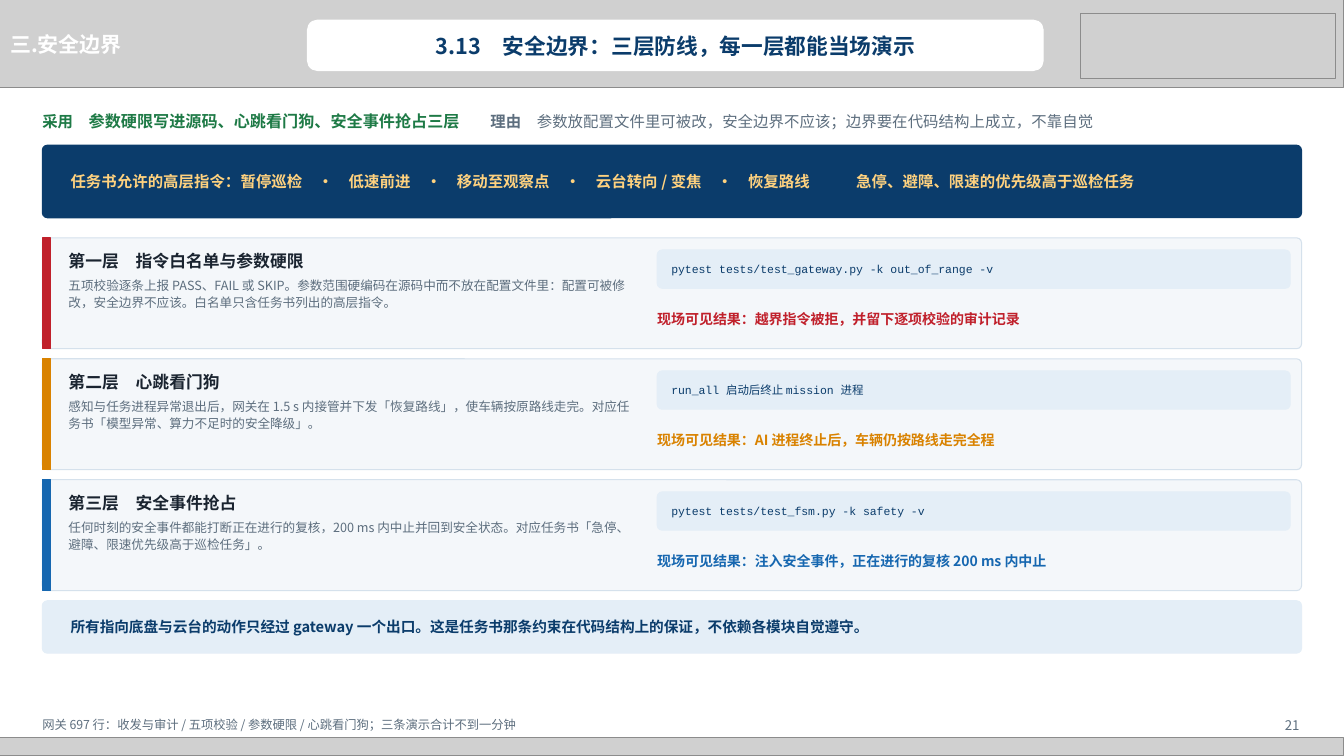
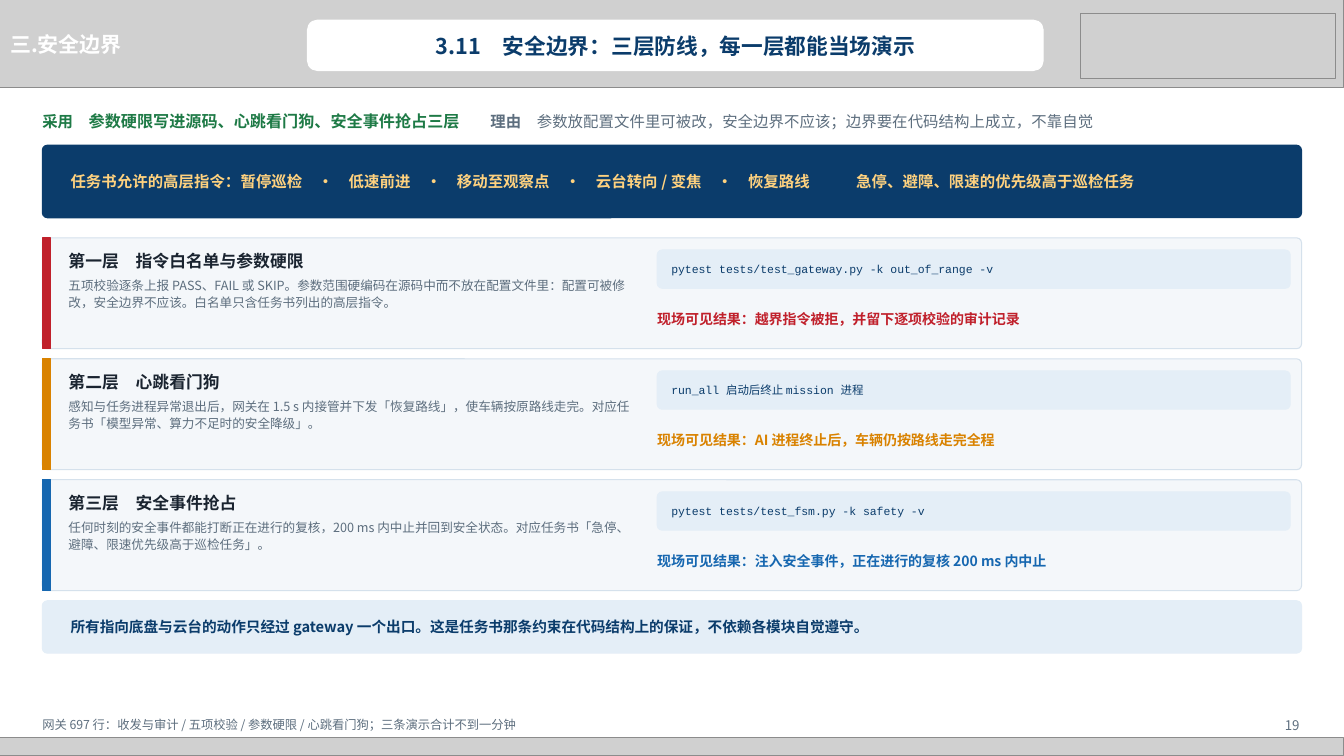
Before and after one commit to heizitalk666/2026summer, a slide deck: slide 19 of deliverables/中期答辩.pptx (slide 21 before the commit). Drawn at 1344x756 pixels with LibreOffice and Linux fonts; fonts in the diff are those of the drawing; grey boxes stand for pictures. Boxes give left, top, right and bottom in pixels: in the first picture for what was removed or moved away, otherwise in the second. Text is boxed around its words. In the diff, an @@ line names an element or a change of style, - is before the commit and + after.

```diff
--- a/deliverables/中期答辩.pptx
+++ b/deliverables/中期答辩.pptx
@@ text at [436,35,915,57]: text changed @@
-3.13 安全边界：三层防线，每一层都能当场演示
+3.11 安全边界：三层防线，每一层都能当场演示
@@ text at [1285,720,1300,730]: text changed @@
-21
+19
```
Also in this commit, not shown: 16 other slides changed, 2 slides removed, 4 other files.
